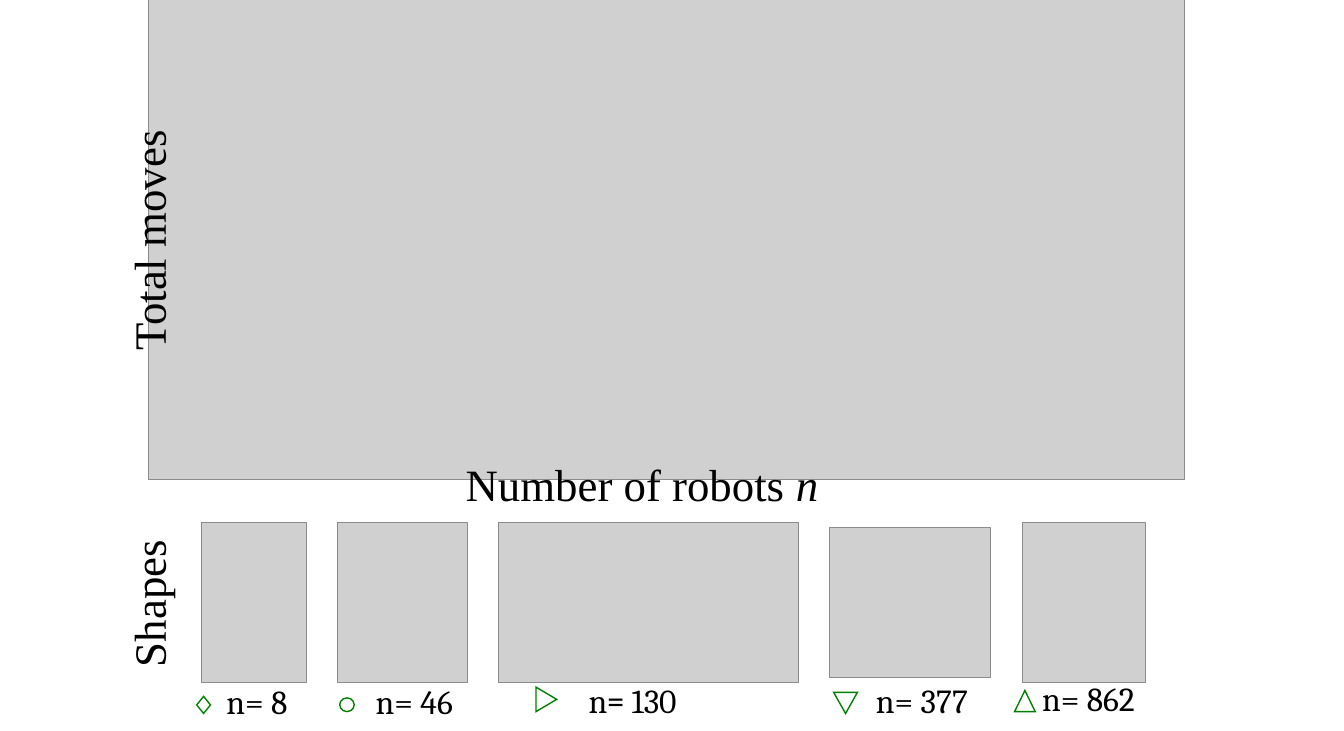
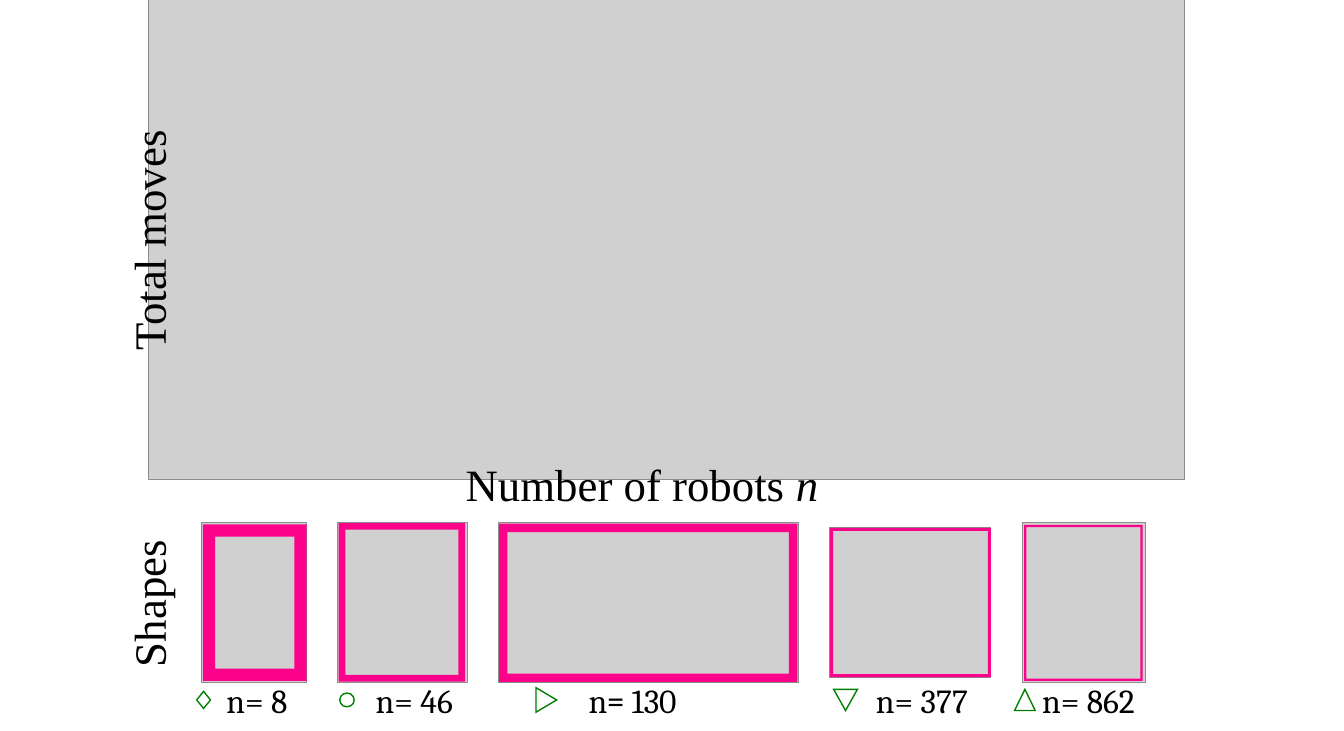
Before and after one commit to aabecker/SwarmPublications, a slide deck: slide 1 of RA-L/pictures/pdf/5diagramsplots2.pptx. Drawn at 1344x731 pixels with LibreOffice and Linux fonts; fonts in the diff are those of the drawing; grey boxes stand for pictures. Boxes give left, top, right and bottom in pixels: in the first picture for what was removed or moved away, otherwise in the second. Text is boxed around its words. In the diff, an @@ line names an element or a change of style, - is before the commit and + after.

```diff
--- a/RA-L/pictures/pdf/5diagramsplots2.pptx
+++ b/RA-L/pictures/pdf/5diagramsplots2.pptx
@@ frame added at (203,524,307,681), fill #FC028B @@
@@ frame added at (339,523,465,682), fill #FC028B @@
@@ frame added at (499,523,798,682), fill #FC028B @@
@@ frame added at (831,528,991,678), fill #FC028B @@
@@ frame added at (1024,524,1143,681), fill #FC028B @@
@@ text "n= 8" rewrapped from (226,691,287,715) to (226,682,287,714) @@
@@ text "n= 46" rewrapped from (376,691,452,715) to (376,682,452,714) @@
@@ diamond: place and size @@
-diamond at (197,697,211,714)
+diamond at (197,692,211,709)
@@ ellipse: place and size @@
-ellipse at (340,698,354,712)
+ellipse at (340,693,354,707)
```
Also in this commit, not shown: 16 other files.
